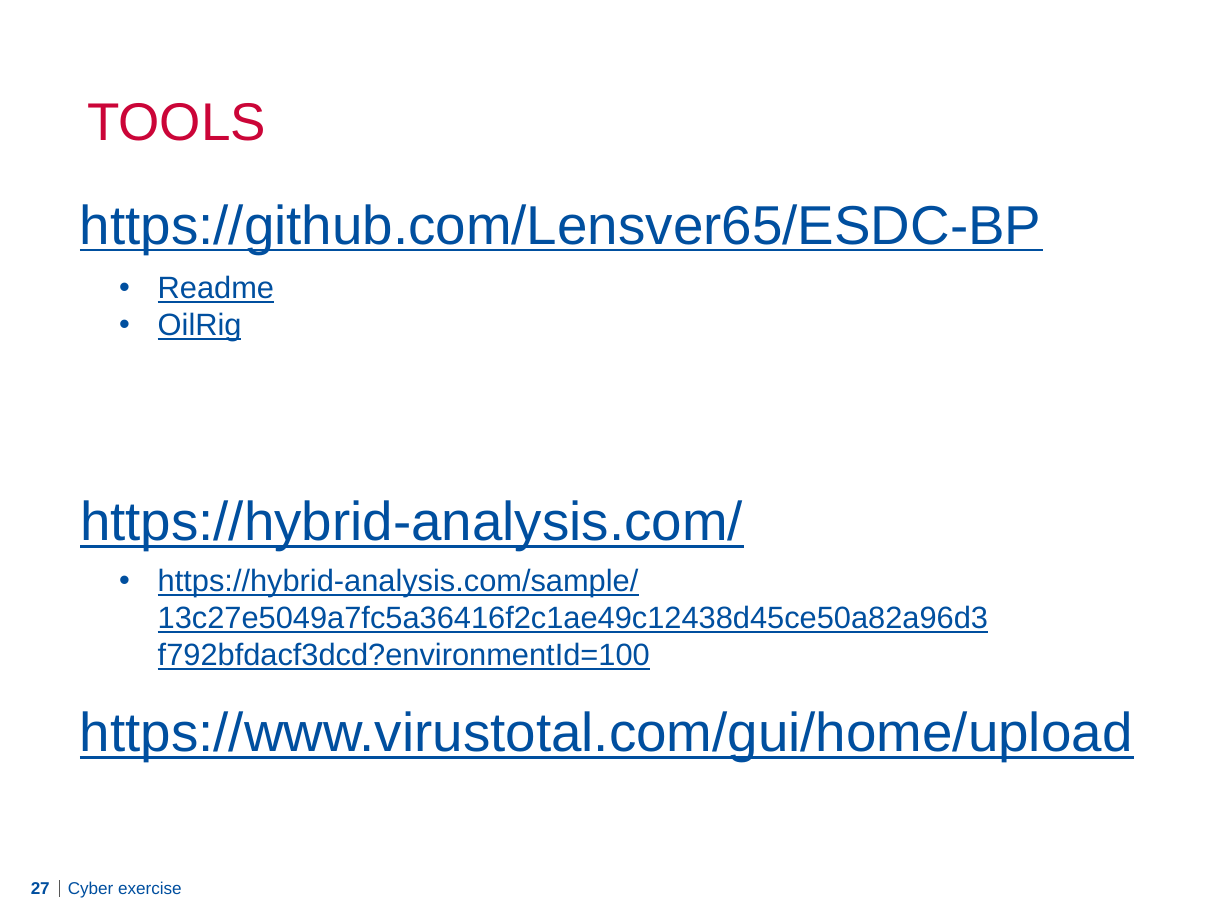
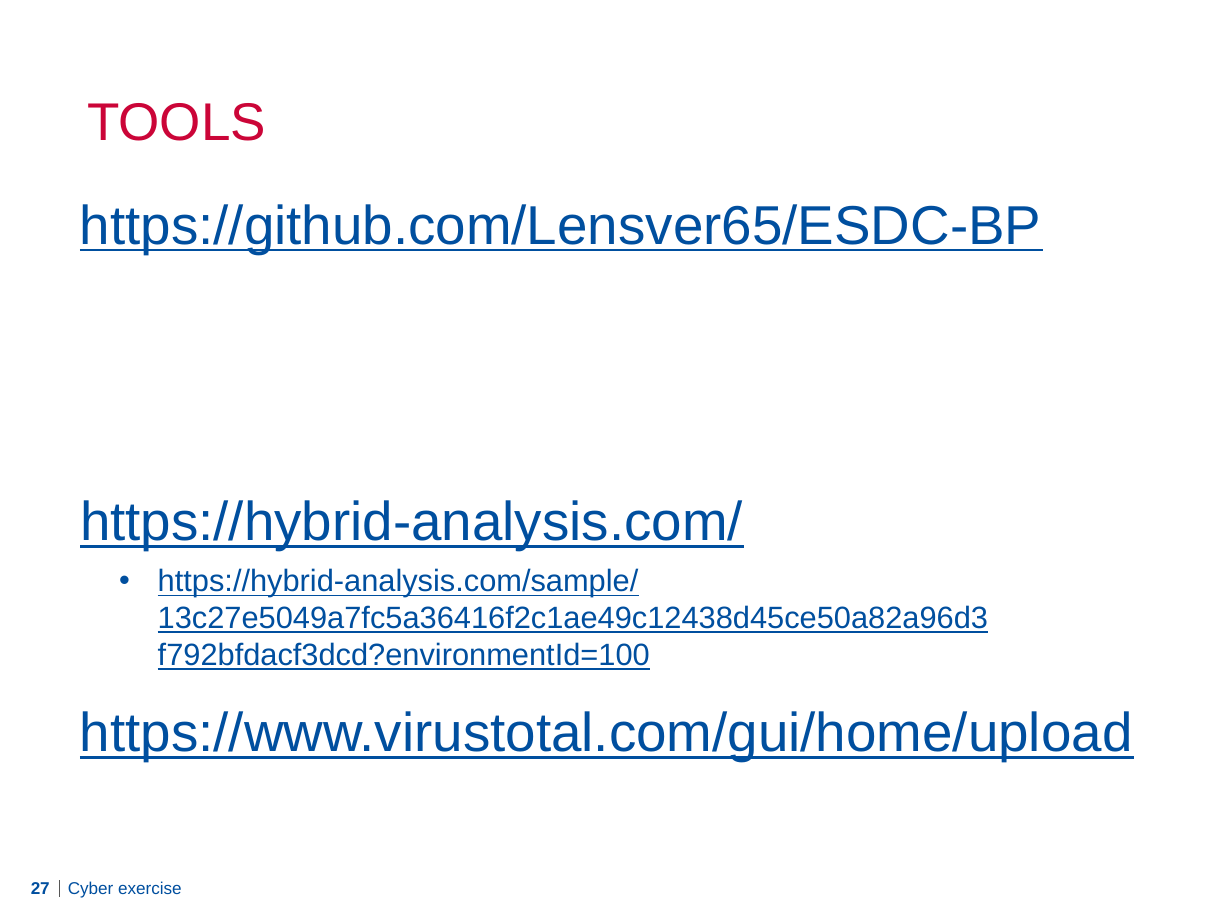
Before and after one commit to Lensver65/ESDC-BP, a slide deck: slide 27 of Cyber exercise.pptx. Drawn at 1232x924 pixels with LibreOffice and Linux fonts; fonts in the diff are those of the drawing; background and template pictures are left out. Boxes give left, top, right and bottom in pixels: in the first picture for what was removed or moved away, otherwise in the second. Text is boxed around its words. In the diff, an @@ line names an element or a change of style, - is before the commit and + after.

```diff
--- a/Cyber exercise.pptx
+++ b/Cyber exercise.pptx
@@ text removed at bbox=[158, 275, 274, 341] @@
-• Readme
-• OilRig
```
Also in this commit, not shown: 1 other slide changed, 3 other files.
